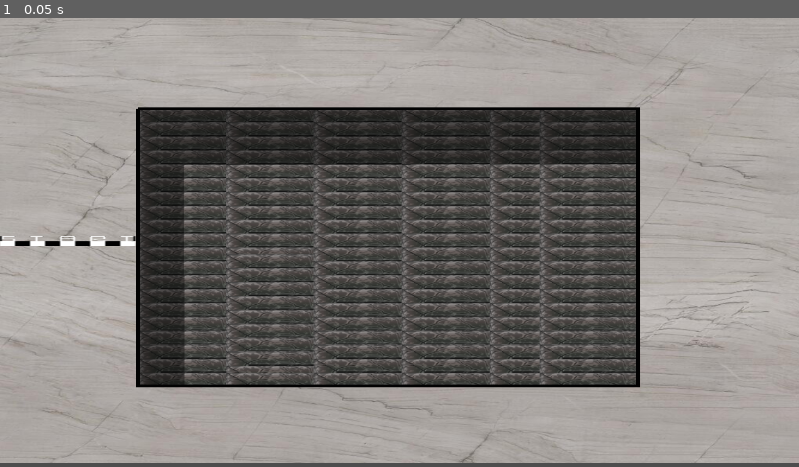
Above: before the commit, frame 1.
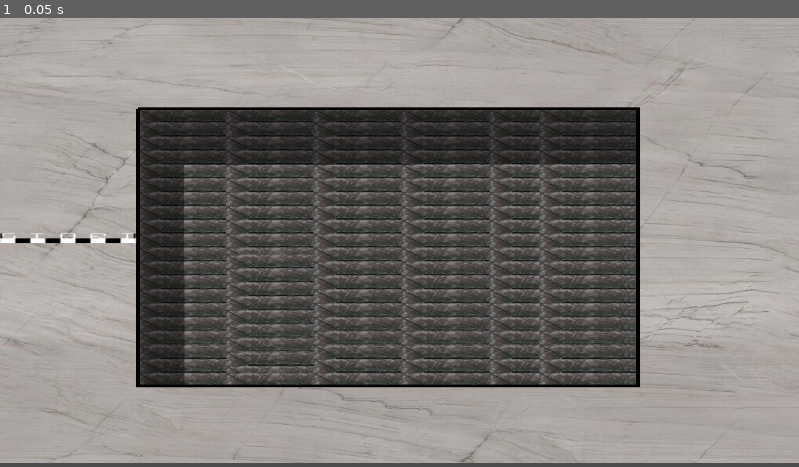
Above: after the commit, the same moment.

Repository: prathamshah2207/LudumDare56-Tiny_Racing
Game: Godot game, scene res://Scenes/kitchen_counter_track.tscn
Same seed, same stepped clock (60 frames per second), same inputs: the game is played once before the commit and once after it.
Inputs:
- Up to frame 1 (0.05 s): no input

The runs differ from the first frame. In frame 1, 0.3% of the frame differs, in the area x 0-18%, y 47-51%.

Commit message:
add the collisionShape to floor

Diff:
--- a/Scenes/kitchen_counter_track.tscn
+++ b/Scenes/kitchen_counter_track.tscn
@@ -1731,6 +1731,9 @@
 [sub_resource type="TileSet" id="TileSet_darkd"]
 sources/0 = SubResource("TileSetAtlasSource_7fgtb")
 
+[sub_resource type="RectangleShape2D" id="RectangleShape2D_tkow1"]
+size = Vector2(638.452, 633.221)
+
 [sub_resource type="RectangleShape2D" id="RectangleShape2D_tk2or"]
 size = Vector2(20, 642.5)
 
@@ -1744,7 +1747,7 @@
 size = Vector2(1158.5, 20)
 
 [sub_resource type="RectangleShape2D" id="RectangleShape2D_kmtmg"]
-size = Vector2(100, 19)
+size = Vector2(100, 24.5)
 
 [node name="KitchenCounterTrack" type="Node2D"]
 
@@ -1768,6 +1771,10 @@
 width = 5.0
 default_color = Color(0.01, 0.01, 0.01, 1)
 
+[node name="CollisionShape2D" type="CollisionShape2D" parent="CounterSurface/TileMap"]
+position = Vector2(-17.6857, 14.3551)
+shape = SubResource("RectangleShape2D_tkow1")
+
 [node name="TrackBoundaries" type="StaticBody2D" parent="."]
 
 [node name="left_edge" type="CollisionShape2D" parent="TrackBoundaries"]
@@ -1790,11 +1797,10 @@
 script = ExtResource("2_1mtsj")
 
 [node name="CollisionShape2D" type="CollisionShape2D" parent="StartFinishLine"]
-position = Vector2(49, 632)
+position = Vector2(98, 320)
 shape = SubResource("RectangleShape2D_kmtmg")
 
 [node name="Sprite2D" type="Sprite2D" parent="StartFinishLine/CollisionShape2D"]
 z_index = 1
-position = Vector2(48.5, -308)
 scale = Vector2(2.71094, 0.416016)
 texture = ExtResource("4_oedf3")
Not shown: 1 places in Scenes/kitchen_counter_track.tscn that only renumber resources
